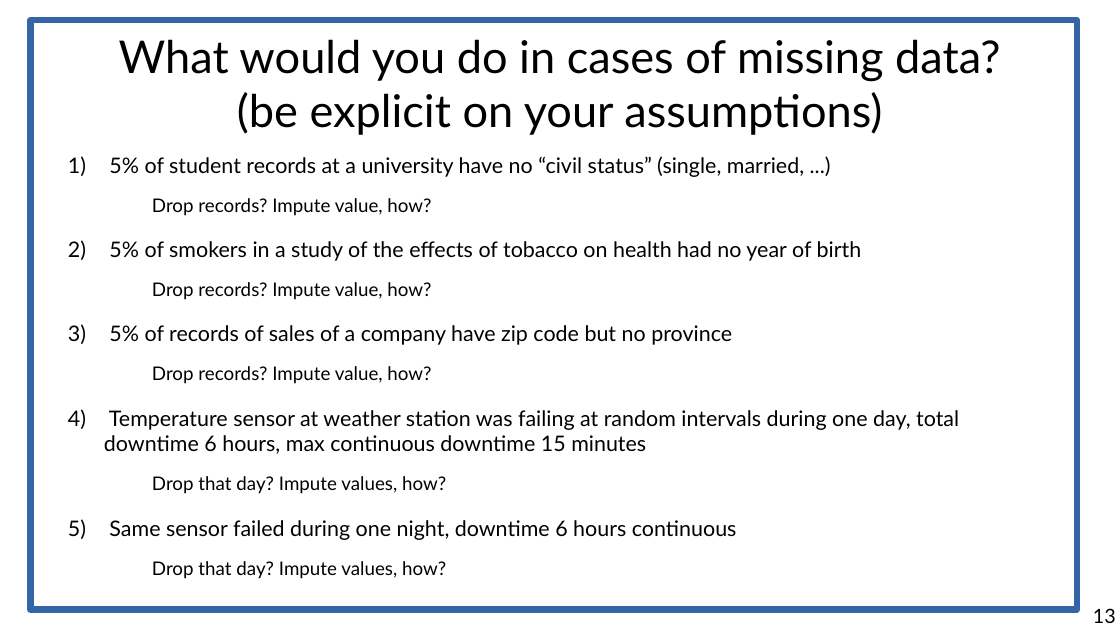
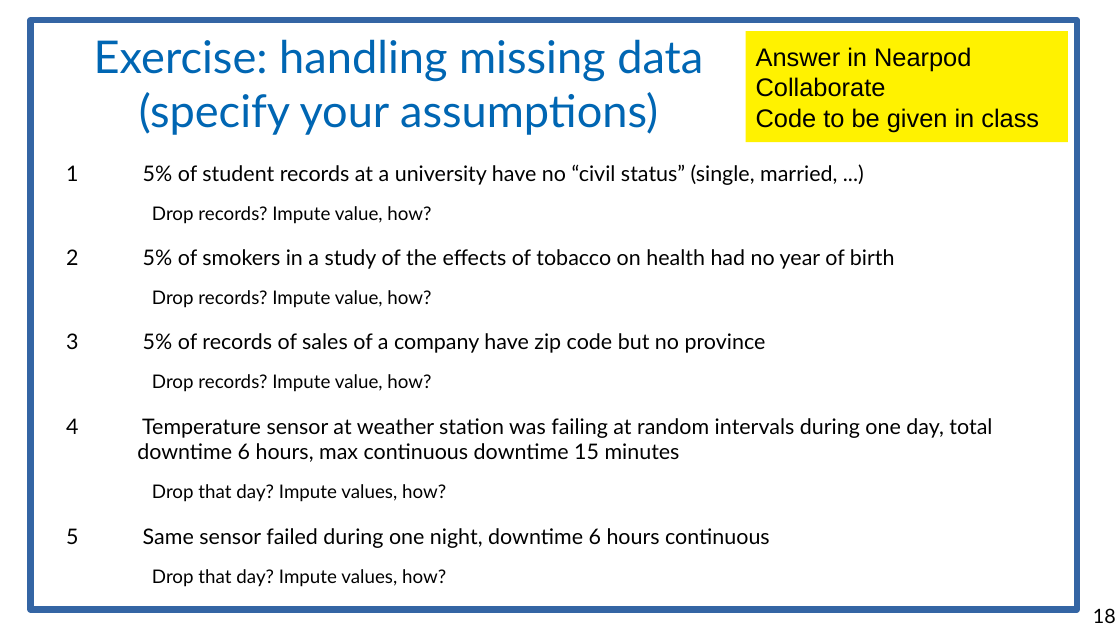
Before and after one commit to chatox/data-mining-course, a slide deck: slide 18 of theory/tt04_integration_cleaning.odp (slide 13 before the commit). Drawn at 1120x630 pixels with LibreOffice and Linux fonts; fonts in the diff are those of the drawing. Boxes give left, top, right and bottom in pixels: in the first picture for what was removed or moved away, otherwise in the second. Text is boxed around its words. In the diff, an @@ line names an element or a change of style, - is before the commit and + after.

```diff
--- a/theory/tt04_integration_cleaning.odp
+++ b/theory/tt04_integration_cleaning.odp
@@ title at (94,39,703,135): text changed; text colour #000000 to #0066B3 @@
-What would you do in cases of missing data?
-(be explicit on your assumptions)
+Exercise: handling missing data
+(specify your assumptions)
@@ rectangle added at (746,32,1068,142), fill #FFF200, 18 pt, text #000000 @@
+Answer in Nearpod Collaborate
+Code to be given in class
@@ text "5% of student records at ...": place and size @@
-text "5% of student records at ..." at (104,156,959,579)
+text "5% of student records at ..." at (137,164,992,587)
@@ text at (137,164,992,548): bullet 1) to 1 @@
@@ page number at (1093,608,1116,623): text changed @@
-13
+18
```
Also in this commit, not shown: 4 other slides changed, 5 slides added, 1 slide removed, 7 other files.
